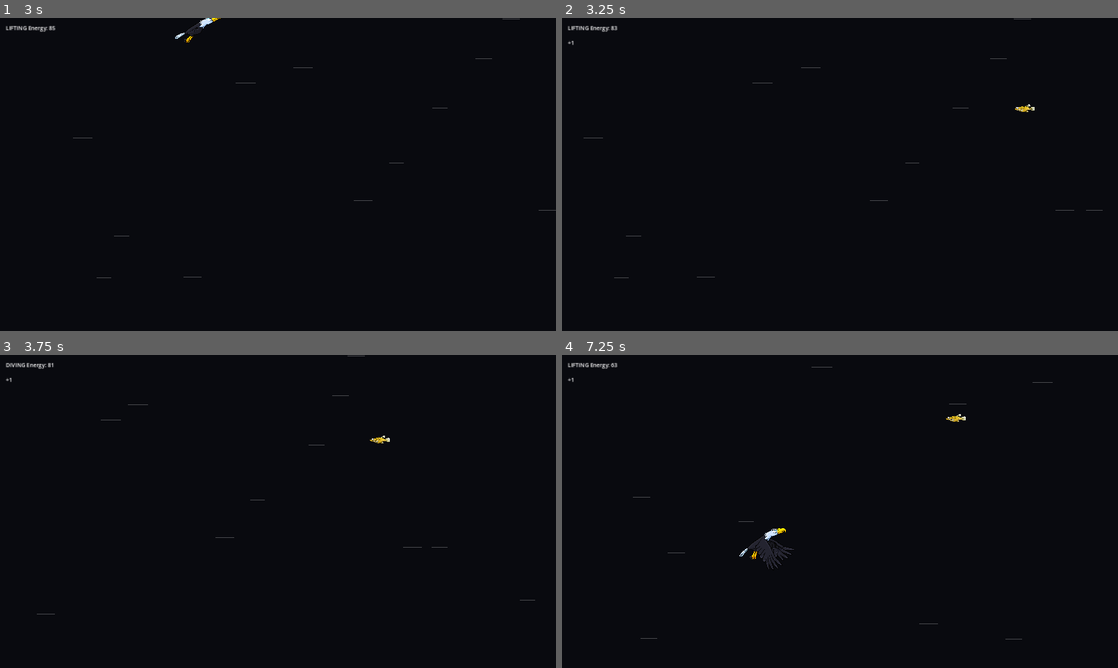
Above: before the commit, frames 1-4 (two rows, left to right).
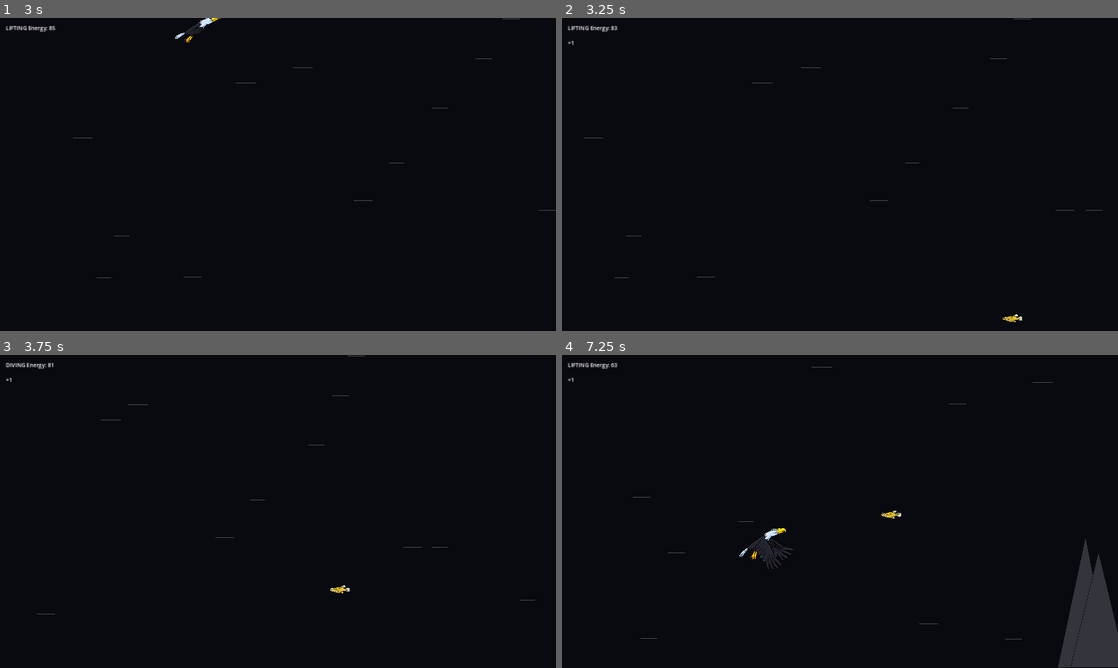
Above: after the commit, the same moments.

Repository: yakostro/eagle_game
Game: Godot game, scene res://Scenes/game.tscn
The game is run twice, just before and just after one commit, with the same random seed, the same clock (stepped at 60 frames per second) and the same inputs.
Inputs:
- Up to frame 1 (3 s): hold Up (move_up) 0.53-1.28 s; tap one key every 0.75 s from 0.6 s: F (drop_fish) E (eat_fish) H (screech) F (drop_fish); hold Down (move_down) 1.28-2.03 s; hold Up (move_up) from 2.03 s (still down)
- Up to frame 2 (3.25 s): keep holding Up (move_up)
- Up to frame 3 (3.75 s): release Up (move_up) at 3.53 s; hold Down (move_down) from 3.53 s (still down); tap E (eat_fish) at 3.6 s
- Up to frame 4 (7.25 s): tap one key every 0.75 s from 4.35 s: H (screech) F (drop_fish) E (eat_fish) H (screech); release Down (move_down) at 5.78 s; hold Up (move_up) from 5.78 s (still down)

Frame 1 is identical in both runs. In frame 2, 0.1% of the frame differs, in the area x 79-85%, y 27-98%; in frame 3, 0.1%; in frame 4, 2.7%, in the area x 57-100%, y 18-100%.

Commit message:
Added spawn for mountains and mountain itself. Added nest but not spawn yet

Diff:
--- a/Scenes/fish.tscn
+++ b/Scenes/fish.tscn
@@ -12,9 +12,10 @@
 mass = 0.1
 script = ExtResource("1_svwb7")
 spawn_x_offset = 1000.0
-jump_force = 600.0
-horizontal_speed = 600.0
-fish_offset_from_eagle = Vector2(-130, 120)
+jump_force = 1200.0
+jump_force_variation = 300.0
+horizontal_speed = 800.0
+fish_offset_from_eagle = Vector2(-100, 60)
 
 [node name="Sprite2D" type="Sprite2D" parent="."]
 position = Vector2(9, -1)
--- a/Scenes/game.tscn
+++ b/Scenes/game.tscn
@@ -1,20 +1,29 @@
-[gd_scene load_steps=6 format=3 uid="uid://bvfc1tl8ttpuo"]
+[gd_scene load_steps=8 format=3 uid="uid://bvfc1tl8ttpuo"]
 
 [ext_resource type="PackedScene" uid="uid://cd42djg346oqy" path="res://scenes/eagle.tscn" id="1_ek57t"]
 [ext_resource type="PackedScene" uid="uid://cet764a7faoqm" path="res://scenes/wind_particles.tscn" id="2_wind"]
+[ext_resource type="Script" path="res://scripts/obstacle_spawner.gd" id="3_6m21n"]
 [ext_resource type="Texture2D" uid="uid://bq584cyumqstu" path="res://particles/wind_particle_3.png" id="3_yd0cu"]
 [ext_resource type="PackedScene" uid="uid://bnbjiu5ct08nt" path="res://scenes/fish.tscn" id="4_bafjl"]
+[ext_resource type="PackedScene" uid="uid://bwhm8l7k51rw0" path="res://scenes/mountain.tscn" id="4_yvdbw"]
 [ext_resource type="Script" path="res://scripts/fish_spawner.gd" id="6_xt0y2"]
 
 [node name="Game" type="Node"]
 
 [node name="Spawners" type="Node" parent="."]
 
-[node name="FishSpawner" type="Node" parent="Spawners" node_paths=PackedStringArray("eagle_reference", "UI_fish_counter")]
+[node name="FishSpawner" type="Node2D" parent="Spawners" node_paths=PackedStringArray("eagle_reference", "UI_fish_counter")]
 script = ExtResource("6_xt0y2")
 fish_scene = ExtResource("4_bafjl")
 eagle_reference = NodePath("../../Eagle")
 UI_fish_counter = NodePath("../../CanvasLayer/FishCounterLabel")
+
+[node name="ObstacleSpawner" type="Node2D" parent="Spawners"]
+z_index = -2
+position = Vector2(1920, 1080)
+script = ExtResource("3_6m21n")
+mountain_scene = ExtResource("4_yvdbw")
+spawn_interval = 6.0
 
 [node name="Eagle" parent="." instance=ExtResource("1_ek57t")]
 position = Vector2(755, 395)
--- /dev/null
+++ b/Scenes/mountain.tscn
@@ -0,0 +1,23 @@
+[gd_scene load_steps=4 format=3 uid="uid://bwhm8l7k51rw0"]
+
+[ext_resource type="Script" path="res://scripts/mountain.gd" id="1_eigoe"]
+[ext_resource type="Texture2D" uid="uid://i0t84ql5q1et" path="res://sprites/mountain.png" id="1_gupq6"]
+
+[sub_resource type="SegmentShape2D" id="SegmentShape2D_cwc11"]
+a = Vector2(-44, 0)
+b = Vector2(-213, 493)
+
+[node name="Mountain" type="StaticBody2D"]
+script = ExtResource("1_eigoe")
+mountain_scale_min = 0.3
+mountain_scale_max = 1.8
+movement_speed = 250.0
+
+[node name="Sprite2D" type="Sprite2D" parent="."]
+texture = ExtResource("1_gupq6")
+centered = false
+
+[node name="CollisionShape2D" type="CollisionShape2D" parent="."]
+position = Vector2(214, 5)
+shape = SubResource("SegmentShape2D_cwc11")
+debug_color = Color(0.337255, 0.188235, 0.721569, 0.8)
--- /dev/null
+++ b/Scenes/nest.tscn
@@ -0,0 +1,5 @@
+[gd_scene format=3 uid="uid://kjcy0srr3p6t"]
+
+[node name="Node2D" type="Node2D"]
+
+[node name="Sprite2D" type="Sprite2D" parent="."]
--- a/scripts/fish.gd
+++ b/scripts/fish.gd
@@ -173,11 +173,8 @@
 	# Make sure fish doesn't spawn off-screen
 	spawn_x = min(spawn_x, screen_width - 50)
 
-	var spawn_y = min(screen_height - 100, 500)  # Don't spawn too far down
-
-	# If screen height seems too large, use a fixed position
-	if screen_height > 1000:
-		spawn_y = 400  # Fixed position for very large screens
+	# Spawn fish BELOW the bottom of the screen
+	var spawn_y = screen_height + randf_range(50, 150)  # 50-150 pixels below screen bottom
 
 	# DEBUG: Print spawn position
 	print("Eagle at X: ", eagle.global_position.x)
--- a/scripts/fish_spawner.gd
+++ b/scripts/fish_spawner.gd
@@ -1,4 +1,4 @@
-extends Node
+extends Node2D
 
 class_name FishSpawner
 
--- /dev/null
+++ b/scripts/mountain.gd
@@ -0,0 +1,48 @@
+extends StaticBody2D
+class_name Mountain
+
+@export var mountain_scale_min: float = 0.5  # Minimum mountain scale
+@export var mountain_scale_max: float = 1.5  # Maximum mountain scale
+@export var movement_speed: float = 200.0  # Speed mountain moves left
+
+func _ready():
+	# Add to obstacles group for collision detection
+	add_to_group("obstacles")
+
+func setup_mountain(screen_width: float, screen_height: float):
+	"""Set up mountain with random scale and position at bottom of screen"""
+	# Random scale (as per GDD requirements: 0.5 to 1.5)
+	var scale_factor = randf_range(mountain_scale_min, mountain_scale_max)
+	scale = Vector2(scale_factor, scale_factor)
+
+	# Position at bottom of screen with top-left pivot
+	var spawn_x = screen_width + 100  # Start off-screen to the right
+
+	# Get sprite height to position bottom edge at screen bottom
+	var sprite = get_node("Sprite2D")
+	var texture = sprite.texture
+	var sprite_height = texture.get_height() * scale_factor
+
+	# With top-left pivot: position so bottom of sprite touches screen bottom
+	var spawn_y = screen_height - sprite_height
+
+	global_position = Vector2(spawn_x, spawn_y)
+
+	print("Mountain setup at position: ", global_position, " with scale: ", scale_factor)
+
+func _process(delta):
+	"""Handle automatic movement and cleanup"""
+	# Move left automatically
+	global_position.x -= movement_speed * delta
+
+	# Self-cleanup when off-screen
+	if global_position.x < -200:
+		print("Mountain ", name, " removed (off-screen)")
+		queue_free()
+
+func move_left(speed: float, delta: float):
+	"""Move mountain to the left (legacy method - now handled automatically)"""
+	global_position.x -= speed * delta
+
+	# Return true if mountain is off-screen (for cleanup)
+	return global_position.x < -200
--- /dev/null
+++ b/scripts/obstacle_spawner.gd
@@ -0,0 +1,56 @@
+extends Node2D
+
+class_name ObstacleSpawner
+
+@export var mountain_scene: PackedScene  # Drag your Mountain.tscn here
+@export var spawn_interval: float = 5.0  # Seconds between spawns
+@export var spawn_interval_variance: float = 2.0  # Random variation in timing
+@export var min_spawn_interval: float = 2.0  # Minimum time between spawns
+
+var spawn_timer: Timer
+var screen_size: Vector2
+
+func _ready():
+	# Get screen size
+	screen_size = get_viewport().get_visible_rect().size
+
+	# Create and configure spawn timer
+	spawn_timer = Timer.new()
+	add_child(spawn_timer)
+	spawn_timer.wait_time = spawn_interval
+	spawn_timer.timeout.connect(_on_spawn_timer_timeout)
+	spawn_timer.start()
+
+	print("Obstacle spawner initialized. Screen size: ", screen_size)
+
+func _on_spawn_timer_timeout():
+	spawn_mountain()
+
+	# Set random interval for next spawn
+	var next_interval = spawn_interval + randf_range(-spawn_interval_variance, spawn_interval_variance)
+	next_interval = max(next_interval, min_spawn_interval)
+	spawn_timer.wait_time = next_interval
+	spawn_timer.start()
+
+func spawn_mountain():
+	if not mountain_scene:
+		print("Error: No mountain scene assigned to spawner!")
+		return
+
+	# Instantiate mountain
+	var mountain = mountain_scene.instantiate()
+	get_tree().current_scene.add_child(mountain)
+
+	# Let mountain handle its own setup
+	mountain.setup_mountain(screen_size.x, screen_size.y)
+
+	print("Spawned mountain using its own setup method")
+
+# Method to increase difficulty over time
+func increase_difficulty():
+	spawn_interval = max(spawn_interval - 0.2, min_spawn_interval)
+	print("Difficulty increased - Spawn interval: ", spawn_interval)
+
+# Method to manually spawn mountain (for testing)
+func spawn_mountain_now():
+	spawn_mountain()
Binary file added: sprites/mountain.png
Not shown, added: sprites/mountain.png.import
Binary file added: sprites/nest.png
Not shown, added: sprites/nest.png.import
Not shown, changed: GDD.md
Not shown, removed: [Draft]_GDD_advanced.md
